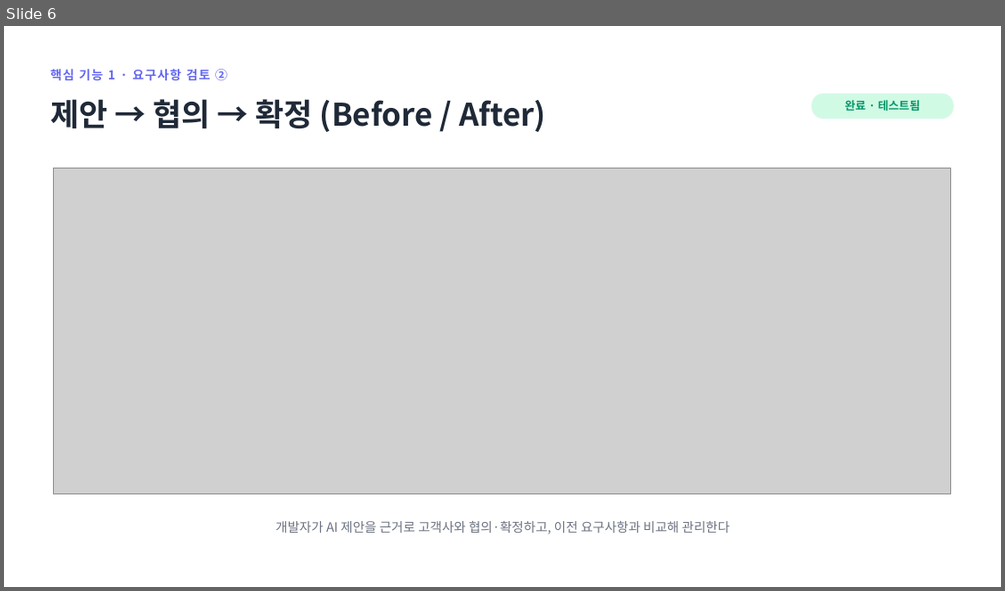
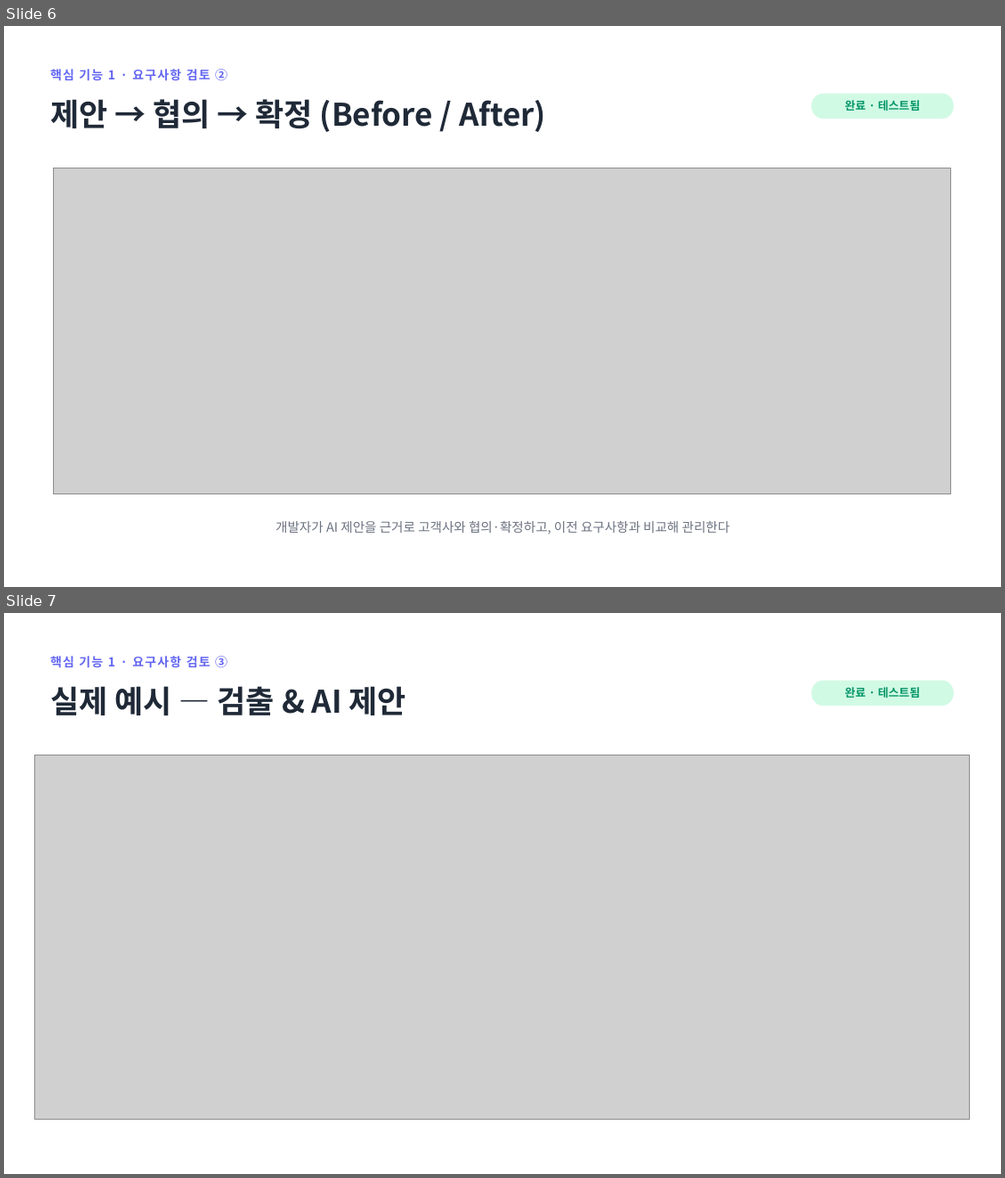
Before and after one commit to jihunhan98/semes-superrookie, a slide deck: docs/진행공유_요구사항자동화.pptx. Shown one above the other, each under a label of ours: slide 6 before the commit, slides 6 and 7 after it. The pictures are 1005x591 and 1005x1178 pixels, drawn with LibreOffice and Linux fonts; fonts in the diff are those of the drawing; grey boxes stand for pictures. Boxes give left, top, right and bottom in pixels: in the first picture for what was removed or moved away, otherwise in the second. Text is boxed around its words. In the diff, an @@ line names an element or a change of style, - is before the commit and + after.

```diff
--- a/docs/진행공유_요구사항자동화.pptx
+++ b/docs/진행공유_요구사항자동화.pptx
@@ slide 7 added at [4, 613, 1001, 1174], background #FFFFFF @@
@@ text added at [50, 656, 227, 667], 12 pt, text #6366F1, bold @@
+핵심 기능 1 · 요구사항 검토 ③
@@ text added at [50, 686, 406, 715], 30 pt, text #1F2937, bold @@
+실제 예시 — 검출 & AI 제안
@@ rounded rectangle added at [811, 681, 954, 706], fill #D1FAE5, 11 pt, text #059669, bold @@
+완료 · 테스트됨
@@ picture added at [34, 755, 970, 1119] @@
```
Also in this commit, not shown: 1 slide changed, 1 other slide added, 4 other files.
